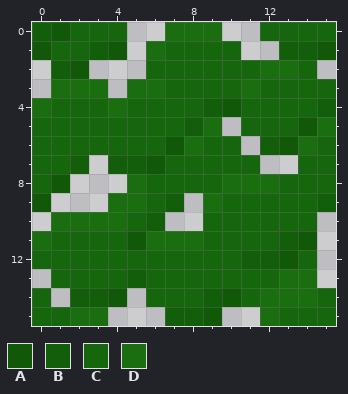
Two versions of one pixel-art file, public/aseprite files/leaves.aseprite. This is how it looked before the edit.
16x16 pixels, 1 frame. Colours within 5 levels of each other are drawn and written as one.
Palette (. is transparent): A #115808  B #135e0a  C #16660d  D #1a6e10
The same view after the edit:
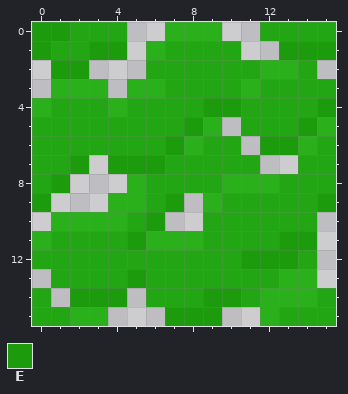
Colours new in this view: E #1c9b0d
Message: turning a new leaf
What changed:
{"colour":"C","old":"#16660d","new":"#22a613"}
{"colour":"D","old":"#1a6e10","new":"#29b01a"}
{"where": "layers \"Layer 2\", \"Layer 1\", \"leaves base\""}
{"y":0,"x":0,"old":"BA","new":"EE"}
{"y":1,"x":0,"old":"A","new":"E"}
{"y":1,"x":3,"old":"BA","new":"EE"}
{"y":1,"x":13,"old":"BBA","new":"EEE"}
{"y":2,"x":1,"old":"BA","new":"EE"}
{"y":4,"x":9,"old":"BA","new":"EE"}
{"y":4,"x":15,"old":"B","new":"E"}
{"y":5,"x":8,"old":"B","new":"E"}
{"y":5,"x":14,"old":"A","new":"E"}
{"y":6,"x":7,"old":"A","new":"E"}
{"y":6,"x":12,"old":"BA","new":"EE"}
{"y":7,"x":2,"old":"B","new":"E"}
{"y":7,"x":4,"old":"BBA","new":"EEE"}
{"y":8,"x":1,"old":"A","new":"E"}
{"y":9,"x":0,"old":"A","new":"E"}
{"y":9,"x":7,"old":"B","new":"E"}
{"y":9,"x":15,"old":"B","new":"E"}
{"y":10,"x":6,"old":"B","new":"E"}
{"y":11,"x":5,"old":"A","new":"E"}
{"y":11,"x":13,"old":"BA","new":"EE"}
{"y":12,"x":11,"old":"BBA","new":"EEE"}
{"y":13,"x":5,"old":"B","new":"E"}
{"y":14,"x":2,"old":"BBA","new":"EEE"}
{"y":14,"x":9,"old":"BA","new":"EE"}
{"y":15,"x":7,"old":"BBA","new":"EEE"}
